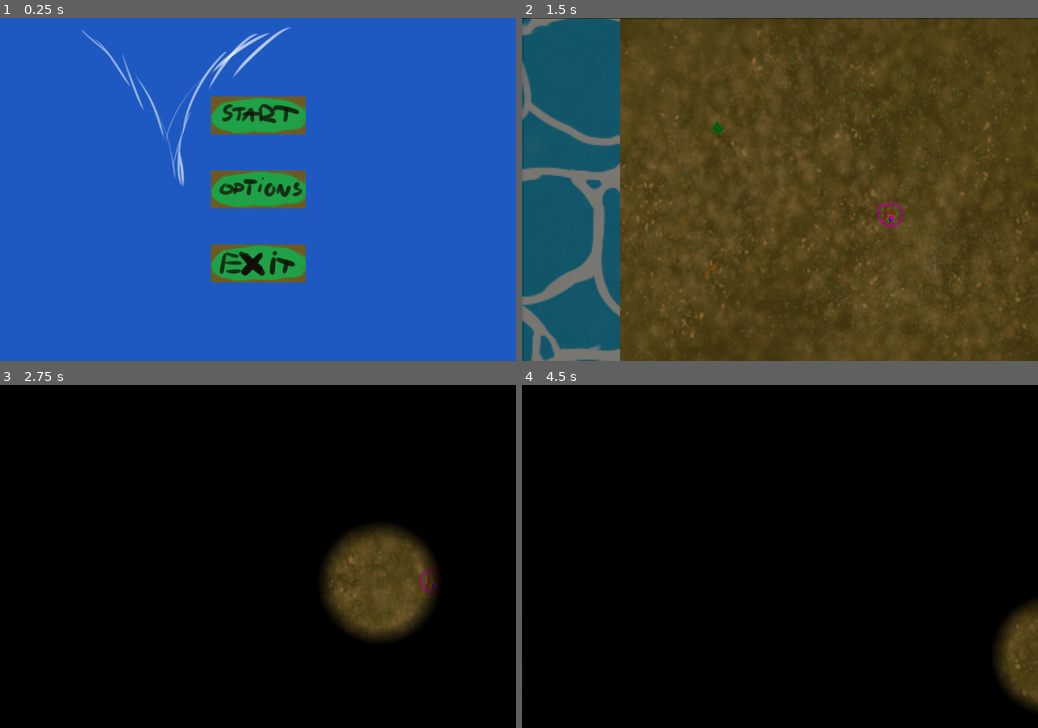
Above: before the commit, frames 1-4 (two rows, left to right).
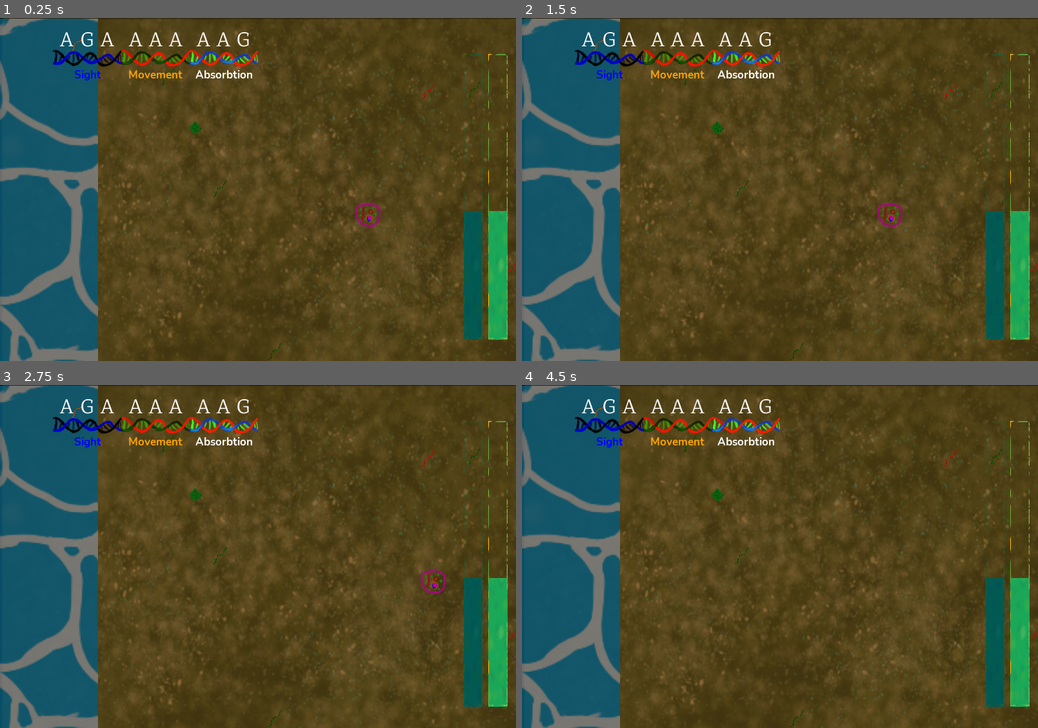
Above: after the commit, the same moments.

Repository: RobertKajnak/MGTK2021Game
Game: Godot game, scene res://Scenes/MainMenu.tscn
Same seed, same stepped clock (60 frames per second), same inputs: the game is played once before the commit and once after it.
Inputs (mouse positions are in pixels of both pictures, inside the frame that each line leads up to):
- Up to frame 1 (0.25 s): no input
- Up to frame 2 (1.5 s): click (609, 59) at 0.52 s; click (780, 114) at 1.27 s
- Up to frame 3 (2.75 s): tap Enter at 2 s; hold D (right) from 2.03 s (still down); tap P at 2.1 s
- Up to frame 4 (4.5 s): tap Space at 2.75 s; release D (right) at 2.78 s; hold S (down) 2.78-3.53 s; tap H at 2.85, 4.35 s; hold D (right) 3.53-4.28 s; tap P at 3.6 s; tap Enter at 4.25 s; hold W (up) from 4.28 s (still down)

The runs differ from the first frame. In frame 1, 99% of the frame differs, in the area x 0-100%, y 0-100%; in frame 2, 4.7%; in frame 3, 96%; in frame 4, 99%.

Commit message:
Added HUD, Genome base

Diff:
--- /dev/null
+++ b/Scenes/DNA_Segment.gd
@@ -0,0 +1,37 @@
+extends VBoxContainer
+
+
+var letters setget set_letters, get_letters
+
+# Called when the node enters the scene tree for the first time.
+func _ready():
+	pass # Replace with function body.
+
+func set_letters(letters:String):
+	for i in range(len(letters)):
+		$LetterContainer.find_node('Letter'+str(i+1)).set_text(letters[i])
+		$LetterContainer.find_node('Letter'+str(i+1)).visible = true
+	for i in range(len(letters),3):
+		$LetterContainer.find_node('Letter'+str(i+1)).set_text("")
+		$LetterContainer.find_node('Letter'+str(i+1)).visible = false
+
+	if len(letters) == 3:
+		var index = Global.gene_to_index[letters]
+		$DNAProperty.set_text(Global.index_to_property[index])
+		$DNAIcon.set_modulate(Global.index_to_color[index])
+		$DNAProperty.set_modulate(Global.index_to_color[index])
+
+		$DNAProperty.visible = true
+		$DNAIcon.visible = true
+	else:
+		$DNAProperty.visible = false
+		$DNAIcon.visible = false
+
+func get_letters():
+	return $LetterContainer/Letter1.text + $LetterContainer/Letter2.text +\
+		$LetterContainer/Letter3.text
+
+
+# Called every frame. 'delta' is the elapsed time since the previous frame.
+#func _process(delta):
+#	pass
--- /dev/null
+++ b/Scenes/DNA_Segment.tscn
@@ -0,0 +1,57 @@
+[gd_scene load_steps=5 format=2]
+
+[ext_resource path="res://res/fonts/FontPleasantText.tres" type="DynamicFont" id=1]
+[ext_resource path="res://res/textures/DNS.png" type="Texture" id=2]
+[ext_resource path="res://res/fonts/FontLargeText.tres" type="DynamicFont" id=3]
+[ext_resource path="res://Scenes/DNA_Segment.gd" type="Script" id=4]
+
+[node name="DNASegment" type="VBoxContainer"]
+margin_right = 144.0
+margin_bottom = 97.0
+custom_constants/separation = -8
+script = ExtResource( 4 )
+__meta__ = {
+"_edit_use_anchors_": false
+}
+
+[node name="LetterContainer" type="HBoxContainer" parent="."]
+margin_right = 144.0
+margin_bottom = 52.0
+rect_min_size = Vector2( 144, 0 )
+custom_constants/separation = 14
+alignment = 1
+
+[node name="Letter1" type="Label" parent="LetterContainer"]
+margin_left = 16.0
+margin_right = 44.0
+margin_bottom = 52.0
+custom_fonts/font = ExtResource( 3 )
+text = "A"
+
+[node name="Letter2" type="Label" parent="LetterContainer"]
+margin_left = 58.0
+margin_right = 86.0
+margin_bottom = 52.0
+custom_fonts/font = ExtResource( 3 )
+text = "A"
+
+[node name="Letter3" type="Label" parent="LetterContainer"]
+margin_left = 100.0
+margin_right = 128.0
+margin_bottom = 52.0
+custom_fonts/font = ExtResource( 3 )
+text = "A"
+
+[node name="DNAIcon" type="TextureButton" parent="."]
+margin_top = 44.0
+margin_right = 144.0
+margin_bottom = 92.0
+texture_normal = ExtResource( 2 )
+
+[node name="DNAProperty" type="Label" parent="."]
+margin_top = 84.0
+margin_right = 144.0
+margin_bottom = 118.0
+custom_fonts/font = ExtResource( 1 )
+text = "<Property>"
+align = 1
--- /dev/null
+++ b/Scenes/Food_object.tscn
@@ -0,0 +1,14 @@
+[gd_scene load_steps=2 format=2]
+
+[ext_resource path="res://res/textures/kaja_1.png" type="Texture" id=1]
+
+[node name="Plant" type="Area2D"]
+position = Vector2( 408.969, 230.516 )
+
+[node name="CollisionPolygon2D" type="CollisionPolygon2D" parent="."]
+polygon = PoolVector2Array( -2.15845, -14.3723, -13.3831, 1.06158, 0.367065, 14.8117, 14.3978, 0.500336 )
+
+[node name="Sprite" type="Sprite" parent="."]
+position = Vector2( 3.71338, 1.17413 )
+scale = Vector2( 0.476749, 0.381612 )
+texture = ExtResource( 1 )
--- /dev/null
+++ b/Scenes/HUD.gd
@@ -0,0 +1,39 @@
+extends CanvasLayer
+
+
+# Declare member variables here. Examples:
+# var a = 2
+# var b = "text"
+
+
+# Called when the node enters the scene tree for the first time.
+func _ready():
+	pass # Replace with function body.
+
+func refresh():
+	var genes = $ContainerDNA.get_children()
+	var genome = ""
+	for gene in genes:
+		genome += gene.get_letters()
+
+	if genome != Global.genome:
+		Global.clear_children($ContainerDNA)
+		var accumulator = ""
+		for dna_letter in Global.genome:
+			if len(accumulator)<3:
+				accumulator += dna_letter
+			else:
+				generate_dna_segment(accumulator)
+				accumulator = dna_letter
+		if len(accumulator)>0:
+			generate_dna_segment(accumulator)
+
+
+
+func generate_dna_segment(segment):
+	var dna_segment = load("res://Scenes/DNA_Segment.tscn").instance()
+	$ContainerDNA.add_child(dna_segment)
+	dna_segment.set_letters(segment)
+# Called every frame. 'delta' is the elapsed time since the previous frame.
+#func _process(delta):
+#	pass
--- /dev/null
+++ b/Scenes/HUD.tscn
@@ -0,0 +1,48 @@
+[gd_scene load_steps=4 format=2]
+
+[ext_resource path="res://res/textures/HP_Border.png" type="Texture" id=1]
+[ext_resource path="res://res/textures/HP_bar.png" type="Texture" id=2]
+[ext_resource path="res://Scenes/HUD.gd" type="Script" id=4]
+
+[node name="HUD" type="CanvasLayer"]
+script = ExtResource( 4 )
+
+[node name="Energy" type="TextureProgress" parent="."]
+margin_left = 1022.0
+margin_top = 75.0
+margin_right = 1102.0
+margin_bottom = 674.0
+rect_scale = Vector2( 0.5, 1 )
+value = 45.0
+texture_over = ExtResource( 1 )
+texture_progress = ExtResource( 2 )
+fill_mode = 3
+__meta__ = {
+"_edit_use_anchors_": false
+}
+
+[node name="Hydration" type="TextureProgress" parent="."]
+margin_left = 970.0
+margin_top = 75.0
+margin_right = 1050.0
+margin_bottom = 674.0
+rect_scale = Vector2( 0.5, 1 )
+value = 45.0
+texture_over = ExtResource( 1 )
+texture_progress = ExtResource( 2 )
+fill_mode = 3
+tint_over = Color( 0.301961, 0.513726, 0.815686, 1 )
+tint_progress = Color( 0.113725, 0.533333, 0.941176, 1 )
+__meta__ = {
+"_edit_use_anchors_": false
+}
+
+[node name="ContainerDNA" type="HBoxContainer" parent="."]
+margin_left = 110.0
+margin_top = 20.0
+margin_right = 946.0
+margin_bottom = 81.0
+custom_constants/separation = -1
+__meta__ = {
+"_edit_use_anchors_": false
+}
--- a/Scenes/Level2.tscn
+++ b/Scenes/Level2.tscn
@@ -1,14 +1,15 @@
-[gd_scene load_steps=11 format=2]
+[gd_scene load_steps=12 format=2]
 
 [ext_resource path="res://Scenes/Player.tscn" type="PackedScene" id=1]
-[ext_resource path="res://res/textures/RNS.png" type="Texture" id=2]
-[ext_resource path="res://res/textures/kaja_1.png" type="Texture" id=3]
+[ext_resource path="res://Scenes/Food_object.tscn" type="PackedScene" id=2]
+[ext_resource path="res://Scenes/RNA_Object.tscn" type="PackedScene" id=3]
 [ext_resource path="res://Scenes/World.gd" type="Script" id=4]
 [ext_resource path="res://res/textures/background.png" type="Texture" id=5]
 [ext_resource path="res://res/Water2D/water_diffuse.png" type="Texture" id=6]
 [ext_resource path="res://res/Water2D/water_normal.png" type="Texture" id=7]
 [ext_resource path="res://res/Water2D/water_2D_material.tres" type="Material" id=8]
 [ext_resource path="res://res/Water2D/Water2D.gd" type="Script" id=9]
+[ext_resource path="res://Scenes/HUD.tscn" type="PackedScene" id=10]
 
 [sub_resource type="CanvasItemMaterial" id=1]
 blend_mode = 3
@@ -30,32 +31,18 @@
 normal_map = ExtResource( 7 )
 script = ExtResource( 9 )
 
-[node name="RNA" type="Area2D" parent="."]
-position = Vector2( 394.377, 527.515 )
+[node name="RNA_nodes" type="Node2D" parent="."]
 
-[node name="CollisionPolygon2D" type="CollisionPolygon2D" parent="RNA"]
-position = Vector2( 0.125349, 0 )
-scale = Vector2( 1.00619, 1 )
-polygon = PoolVector2Array( 14.5218, -16.2786, 9.22449, -12.0407, 7.37042, -3.82991, -4.0188, 0.937683, -7.99179, 11.0026, -12.2296, 17.8891, -8.25665, 18.1539, -6.40259, 13.6512, -3.22421, 2.79173, 6.31097, -0.65152, 10.0191, -4.62451, 11.8731, -10.7164 )
+[node name="RNA" parent="." instance=ExtResource( 3 )]
+visible = false
 
-[node name="Sprite" type="Sprite" parent="RNA"]
-position = Vector2( 0.342049, 0.68335 )
-scale = Vector2( 0.339378, 0.36125 )
-texture = ExtResource( 2 )
-
-[node name="Plant" type="Area2D" parent="."]
-position = Vector2( 408.969, 230.516 )
-
-[node name="CollisionPolygon2D" type="CollisionPolygon2D" parent="Plant"]
-polygon = PoolVector2Array( -2.15845, -14.3723, -13.3831, 1.06158, 0.367065, 14.8117, 14.3978, 0.500336 )
-
-[node name="Sprite" type="Sprite" parent="Plant"]
-position = Vector2( 3.71338, 1.17413 )
-scale = Vector2( 0.476749, 0.381612 )
-texture = ExtResource( 3 )
+[node name="Plant" parent="." instance=ExtResource( 2 )]
 
 [node name="Player" parent="." instance=ExtResource( 1 )]
 
 [node name="Fog" type="Sprite" parent="."]
+visible = false
 material = SubResource( 1 )
 centered = false
+
+[node name="HUD" parent="." instance=ExtResource( 10 )]
--- a/Scenes/MainMenu.gd
+++ b/Scenes/MainMenu.gd
@@ -1,6 +1,8 @@
 extends Control
 
 func _ready():
+
+	get_tree().change_scene("res://Scenes/Level2.tscn")
 	pass # Replace with function body.
 
 func _on_ButtonStart_pressed():
--- /dev/null
+++ b/Scenes/RNA_Object.gd
@@ -0,0 +1,17 @@
+extends Area2D
+
+var letter
+# Declare member variables here. Examples:
+# var a = 2
+# var b = "text"
+
+
+# Called when the node enters the scene tree for the first time.
+func _ready():
+
+	letter = Global.letters_possible[randi() % len(Global.letters_possible)]
+	$Sprite.set_modulate(Global.letter_to_color[letter])
+
+# Called every frame. 'delta' is the elapsed time since the previous frame.
+#func _process(delta):
+#	pass
--- /dev/null
+++ b/Scenes/RNA_Object.tscn
@@ -0,0 +1,18 @@
+[gd_scene load_steps=3 format=2]
+
+[ext_resource path="res://res/textures/RNS.png" type="Texture" id=1]
+[ext_resource path="res://Scenes/RNA_Object.gd" type="Script" id=2]
+
+[node name="RNA" type="Area2D"]
+position = Vector2( 394.377, 527.515 )
+script = ExtResource( 2 )
+
+[node name="CollisionPolygon2D" type="CollisionPolygon2D" parent="."]
+position = Vector2( 0.125349, 0 )
+scale = Vector2( 1.00619, 1 )
+polygon = PoolVector2Array( 14.5218, -16.2786, 9.22449, -12.0407, 7.37042, -3.82991, -4.0188, 0.937683, -7.99179, 11.0026, -12.2296, 17.8891, -8.25665, 18.1539, -6.40259, 13.6512, -3.22421, 2.79173, 6.31097, -0.65152, 10.0191, -4.62451, 11.8731, -10.7164 )
+
+[node name="Sprite" type="Sprite" parent="."]
+position = Vector2( 0.342049, 0.68335 )
+scale = Vector2( 0.339378, 0.36125 )
+texture = ExtResource( 1 )
--- a/Scenes/World.gd
+++ b/Scenes/World.gd
@@ -12,13 +12,32 @@
 var lightImage = LightTexture.get_data()
 var light_offset = Vector2(LightTexture.get_width()/2, LightTexture.get_height()/2)
 
+
+var frame = 0
+
+onready var player_position = $Player.position #For having a more efficient fog movement
+
 func _ready():
+	randomize()
 	var fog_image_width = display_width
 	var fog_image_height = display_height
+	Global.genome = Global.index_to_gene[6]+Global.index_to_gene[0]+Global.index_to_gene[2]
+	$HUD.refresh()
 
 	fogImage.create(fog_image_width, fog_image_height, false, Image.FORMAT_RGBAH)
 	fogImage.fill(Color.black)
 	lightImage.convert(Image.FORMAT_RGBAH)
+
+	#Spawn random RNA Fragments
+	for i in range(6 + randi()%4):
+		var rna_obj = load("res://Scenes/RNA_Object.tscn").instance()
+		#Check here for overlaps with objects
+		rna_obj.position = Vector2(100+randi()%1150,50+randi()%660)
+		$RNA_nodes.add_child(rna_obj)
+
+func update_vision_radius(new_radius):
+	lightImage.resize(lightImage.get_size()*new_radius)
+	light_offset = Vector2(LightTexture.get_width()/2, LightTexture.get_height()/2)
 
 func update_fog(new_grid_position):
 	fogImage.lock()
@@ -32,9 +51,50 @@
 	lightImage.unlock()
 	update_fog_image_texture()
 
+
 func update_fog_image_texture():
 	fogTexture.create_from_image(fogImage)
 	fog.texture = fogTexture
 
+
+func _physics_process(delta):
+	#Only updates the flag, if the player has moved
+	if $Player.position != player_position:
+		#print('calcing', frame)
+		if $Player.position.distance_to(player_position)>0.1:
+			update_fog($Player.position)
+		player_position = $Player.position
+
+	for rna in $RNA_nodes.get_children():
+		if $Player.position.distance_to(rna.position)<30:
+			$RNA_nodes.remove_child(rna)
+			Global.genome += rna.letter
+			$HUD.refresh()
+	frame+=1
+
 func _input(event):
-	update_fog($Player.position)
+	pass
+
+	#update_fog($Player.position)
+
+func exit_game():
+	get_tree().quit()
+
+#%% Input handling
+func _unhandled_input(event):
+	if event is InputEventKey:
+		if event.pressed:
+			if event.scancode == KEY_ESCAPE:
+				exit_game()
+
+func _notification(what):
+	if what == MainLoop.NOTIFICATION_WM_QUIT_REQUEST:
+		# For Windows, if 'x' is clicked, alt-f4 etc.
+		pass
+	elif what == MainLoop.NOTIFICATION_WM_GO_BACK_REQUEST:
+		# For android
+		exit_game()
+
+	elif what == MainLoop.NOTIFICATION_WM_FOCUS_IN or what == MainLoop.NOTIFICATION_WM_FOCUS_OUT:
+		#Pause
+		pass
--- /dev/null
+++ b/Scenes/_depr_HUD.tscn
@@ -0,0 +1,106 @@
+[gd_scene load_steps=5 format=2]
+
+[ext_resource path="res://res/fonts/FontPleasantText.tres" type="DynamicFont" id=1]
+[ext_resource path="res://res/fonts/FontPleasantBold.tres" type="DynamicFont" id=2]
+[ext_resource path="res://res/fonts/FontLargeText.tres" type="DynamicFont" id=3]
+[ext_resource path="res://res/fonts/FontPleasantItalic.tres" type="DynamicFont" id=4]
+
+[node name="HUD" type="CanvasLayer"]
+
+[node name="ContainerStats" type="HBoxContainer" parent="."]
+anchor_top = 1.0
+anchor_bottom = 1.0
+margin_left = 109.317
+margin_top = -194.501
+margin_right = 387.317
+margin_bottom = -110.501
+__meta__ = {
+"_edit_use_anchors_": false
+}
+
+[node name="ContainerHP" type="HBoxContainer" parent="ContainerStats"]
+margin_right = 235.0
+margin_bottom = 84.0
+custom_constants/separation = 6
+
+[node name="LabelHP" type="Label" parent="ContainerStats/ContainerHP"]
+margin_top = 16.0
+margin_right = 65.0
+margin_bottom = 68.0
+custom_fonts/font = ExtResource( 3 )
+text = "HP:"
+
+[node name="LabelHPValue" type="Label" parent="ContainerStats/ContainerHP"]
+margin_left = 71.0
+margin_top = 16.0
+margin_right = 71.0
+margin_bottom = 68.0
+custom_fonts/font = ExtResource( 3 )
+
+[node name="VSeparator" type="VSeparator" parent="ContainerStats/ContainerHP"]
+margin_left = 77.0
+margin_right = 106.0
+margin_bottom = 84.0
+custom_constants/separation = 29
+
+[node name="LabelScore" type="Label" parent="ContainerStats/ContainerHP"]
+margin_left = 112.0
+margin_top = 16.0
+margin_right = 229.0
+margin_bottom = 68.0
+custom_fonts/font = ExtResource( 3 )
+text = "Score:"
+
+[node name="LabelScoreValue" type="Label" parent="ContainerStats/ContainerHP"]
+margin_left = 235.0
+margin_top = 16.0
+margin_right = 235.0
+margin_bottom = 68.0
+custom_fonts/font = ExtResource( 3 )
+
+[node name="LabelMessage" type="Label" parent="."]
+anchor_left = 0.5
+anchor_top = 0.5
+anchor_right = 0.5
+anchor_bottom = 0.5
+margin_left = -20.0
+margin_top = -7.0
+margin_right = 20.0
+margin_bottom = 7.0
+grow_horizontal = 2
+grow_vertical = 2
+custom_fonts/font = ExtResource( 3 )
+align = 1
+valign = 1
+__meta__ = {
+"_edit_use_anchors_": false
+}
+
+[node name="LabelHelp" type="RichTextLabel" parent="."]
+anchor_left = 0.5
+anchor_top = 0.5
+anchor_right = 0.5
+anchor_bottom = 0.5
+margin_left = -429.0
+margin_top = -466.0
+margin_right = 429.0
+margin_bottom = -169.0
+grow_horizontal = 2
+custom_fonts/italics_font = ExtResource( 4 )
+custom_fonts/bold_font = ExtResource( 2 )
+custom_fonts/normal_font = ExtResource( 1 )
+bbcode_enabled = true
+__meta__ = {
+"_edit_use_anchors_": false
+}
+
+[node name="LabelHintHK" type="Label" parent="."]
+margin_left = 1741.0
+margin_top = 17.0
+margin_right = 1909.0
+margin_bottom = 72.0
+custom_fonts/font = ExtResource( 3 )
+text = "H - help"
+__meta__ = {
+"_edit_use_anchors_": false
+}
--- a/global.gd
+++ b/global.gd
@@ -4,12 +4,66 @@
 var current_level = 1
 var HP = 100
 var Score = 0;
+var genome = ""
+
+var letters_possible = ['A', 'T', 'G']
+var letter_to_color = {'A':Color.red,
+						'T': Color.green,
+						'G': Color.yellow}
+
+var index_to_property_and_color = [
+["Movement",Color.orange],
+["Speed",Color.orange],
+["Absorbtion",Color.white],
+["Photosynthesis",Color.green],
+["Digestion",Color.aquamarine],
+["Water survival",Color.aqua],
+["Sight",Color.blue],
+["Long vision",Color.blue],
+["Sense cells",Color.blue],
+["Poo eating",Color.aquamarine],
+["Virus",Color.red],
+["Water storage",Color.aqua],
+["Better core",Color.black],
+["Double core",Color.black],
+["Combustion",Color.red],
+["Nothing",Color.gray],
+["Nothing",Color.gray],
+["Nothing",Color.gray],
+["Nothing",Color.gray],
+["Inverse movement",Color.orange],
+["Unstable DNA",Color.red],
+["Giant",Color.gray],
+["Color change",Color.gray],
+["Chameleon",Color.gray],
+["Halucination",Color.blue],
+["Photosensibility",Color.red],
+["Jump",Color.orange]]
+
+var index_to_property = []
+var index_to_gene = []
+var index_to_color = []
+var gene_to_index = {}
+
 
 # Called when the node enters the scene tree for the first time.
 func _ready():
-	pass # Replace with function body.
+
+	var sc = len(letters_possible)
+	for i in range(len(index_to_property_and_color)):
+		var combo = letters_possible[i/sc/sc%sc] + letters_possible[i/sc%sc] + letters_possible[i%sc]
+		index_to_gene.append(combo)
+		gene_to_index[combo] = i
+		index_to_color.append(index_to_property_and_color[i][1])
+		index_to_property.append(index_to_property_and_color[i][0])
 
 func reset_stats(level:int):
 	if level == 1:
 		HP = 100
 		Score = 0
+
+
+func clear_children(node):
+	for n in node.get_children():
+		node.remove_child(n)
+		n.queue_free()
--- a/res/fonts/FontPleasantText.tres
+++ b/res/fonts/FontPleasantText.tres
@@ -3,5 +3,5 @@
 [ext_resource path="res://res/fonts/Nunito-Bold.ttf" type="DynamicFontData" id=1]
 
 [resource]
-size = 32
+size = 24
 font_data = ExtResource( 1 )
Not shown, added: res/textures/HP_Border-01.png.import
Binary file added: res/textures/HP_Border.png
Not shown, added: res/textures/HP_Border.png.import
Binary file changed: res/textures/HP_bar.png
